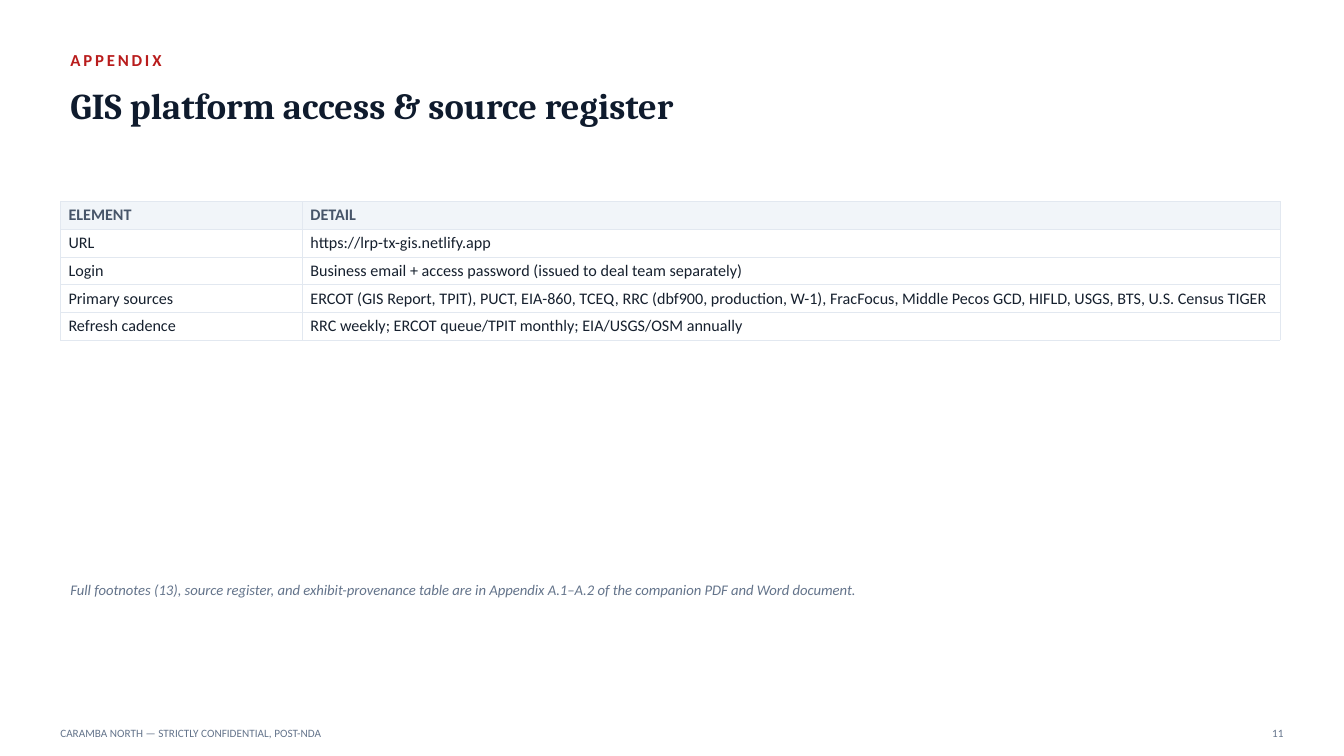
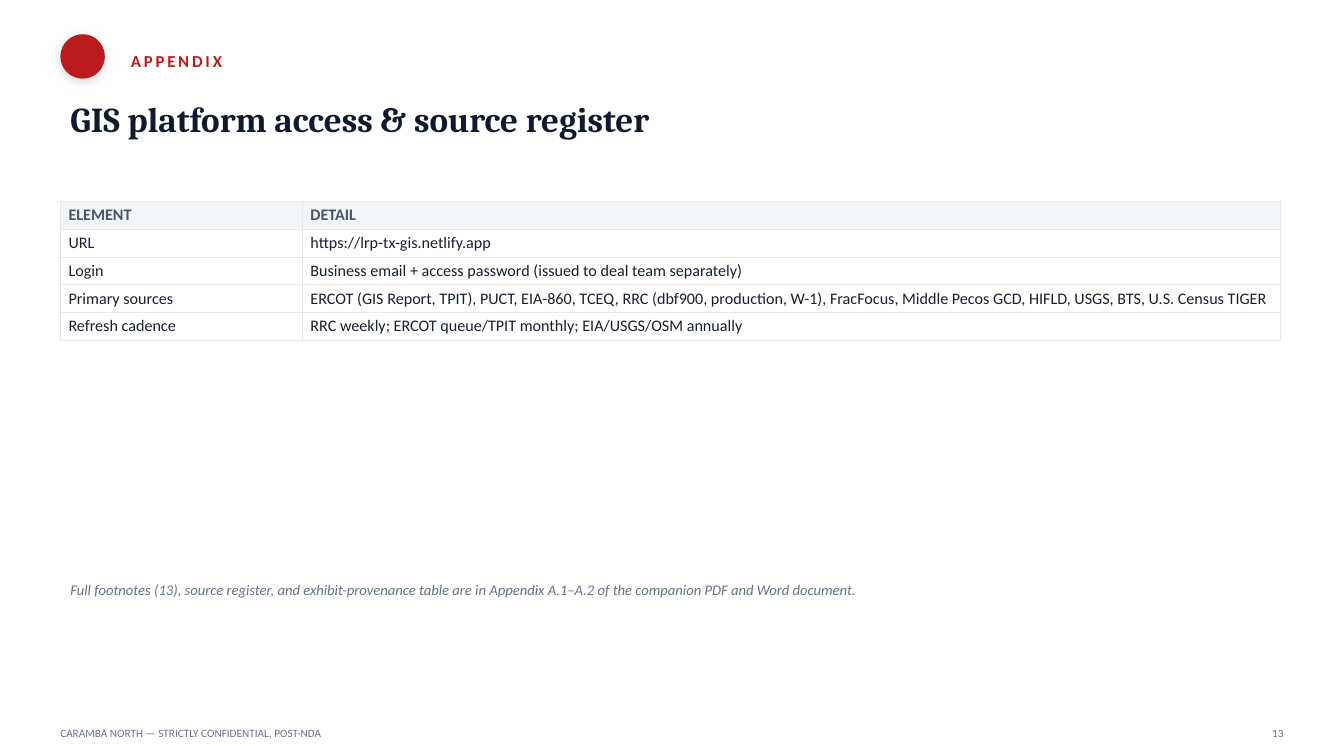
Before and after one commit to 10thMuses/lrp-tx-gis, a slide deck: slide 13 of outputs/reports/Caramba-North-OM-PostNDA.pptx (slide 11 before the commit). Drawn at 1344x756 pixels with LibreOffice and Linux fonts; fonts in the diff are those of the drawing; background and template pictures are left out. Boxes give left, top, right and bottom in pixels: in the first picture for what was removed or moved away, otherwise in the second. Text is boxed around its words. In the diff, an @@ line names an element or a change of style, - is before the commit and + after.

```diff
--- a/outputs/reports/Caramba-North-OM-PostNDA.pptx
+++ b/outputs/reports/Caramba-North-OM-PostNDA.pptx
@@ ellipse added at (x1=60, y1=34, x2=105, y2=79), fill #B91C1C @@
@@ text "APPENDIX" moved from (x1=70, y1=55, x2=161, y2=66) to (x1=131, y1=56, x2=222, y2=67) @@
@@ text "GIS platform access & source ..." moved from (x1=70, y1=93, x2=674, y2=127) to (x1=70, y1=107, x2=649, y2=140) @@
@@ text "GIS platform access & source ..." at (x1=70, y1=107, x2=649, y2=140): size 26 to 25 pt @@
```
Also in this commit, not shown: 11 other slides changed, 2 slides added, 8 other files.
